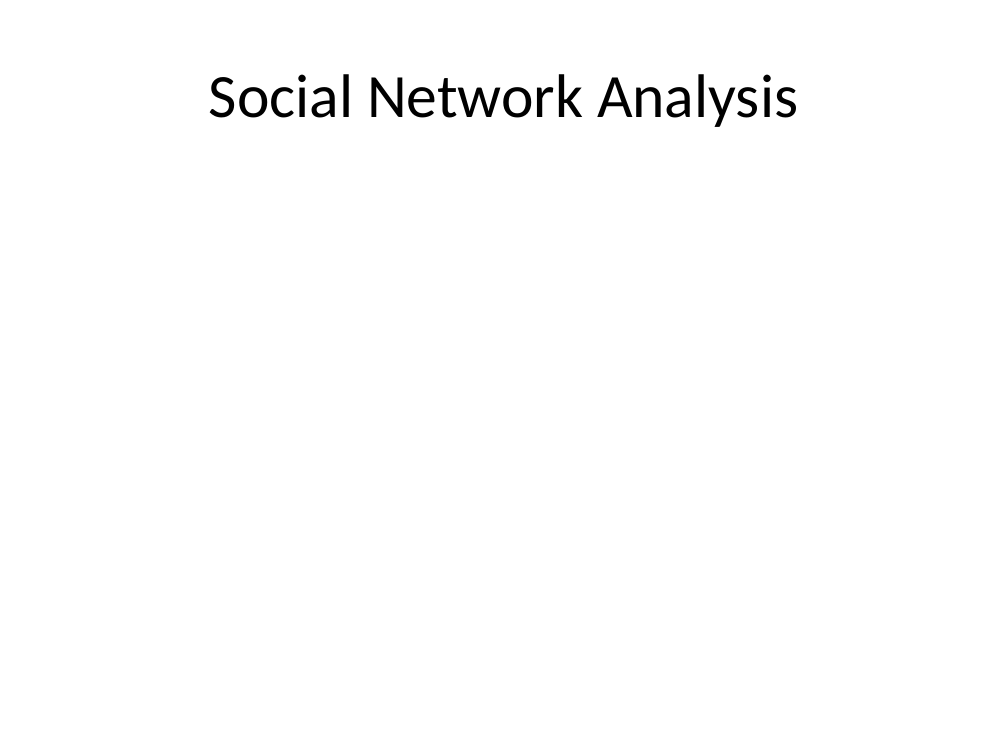
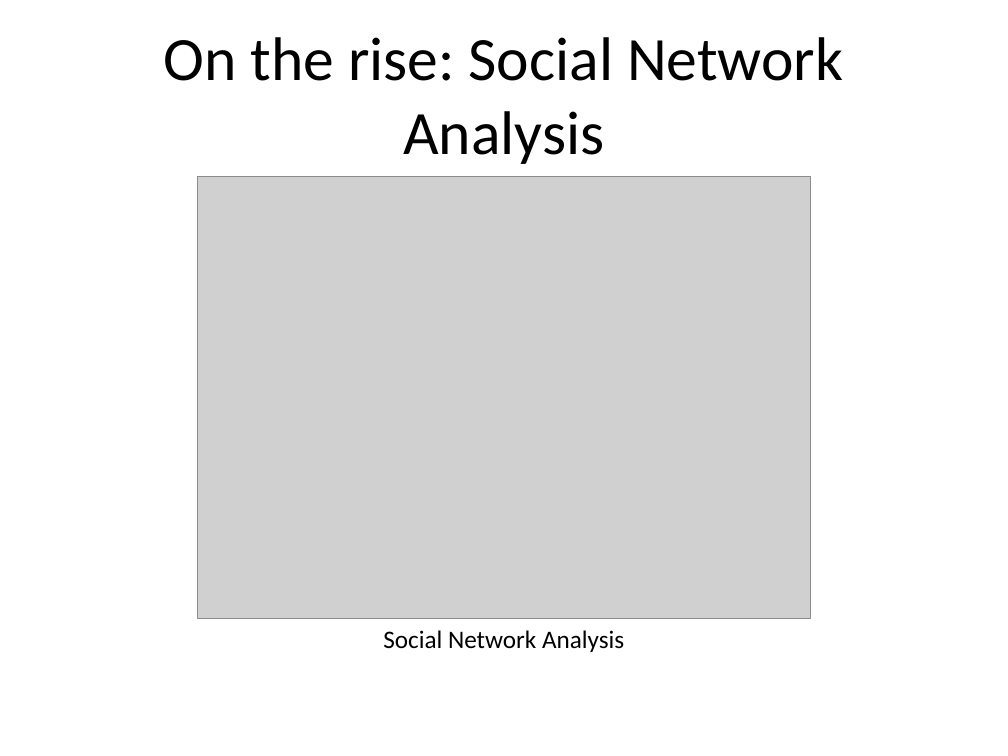
Before and after one commit to dietrichson/newport_2019, a slide deck: slide 30 of presentation/Learning_analytics_Newport_2019.pptx (slide 28 before the commit). Drawn at 1008x756 pixels with LibreOffice and Linux fonts; fonts in the diff are those of the drawing; grey boxes stand for pictures. Boxes give left, top, right and bottom in pixels: in the first picture for what was removed or moved away, otherwise in the second. Text is boxed around its words. In the diff, an @@ line names an element or a change of style, - is before the commit and + after.

```diff
--- a/presentation/Learning_analytics_Newport_2019.pptx
+++ b/presentation/Learning_analytics_Newport_2019.pptx
@@ title at [164, 37, 843, 164]: text changed @@
-Social Network Analysis
+On the rise: Social Network Analysis
@@ picture added at [198, 176, 810, 619] @@
@@ text added at [383, 630, 624, 652], 18 pt, text #000000 @@
+Social Network Analysis
```
Also in this commit, not shown: 6 other slides changed, 14 slides added, 2 slides removed, 12 other files.
